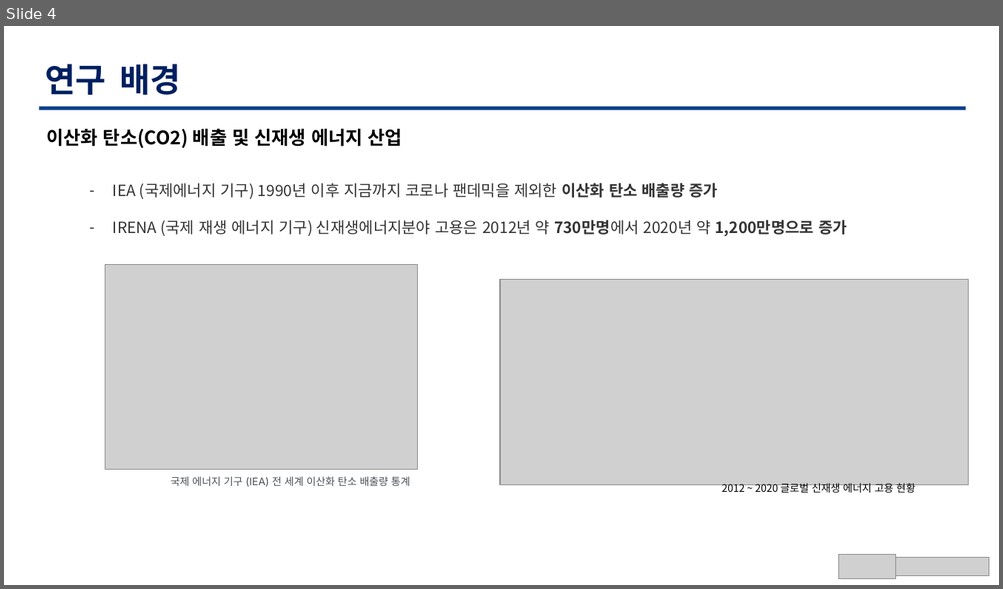
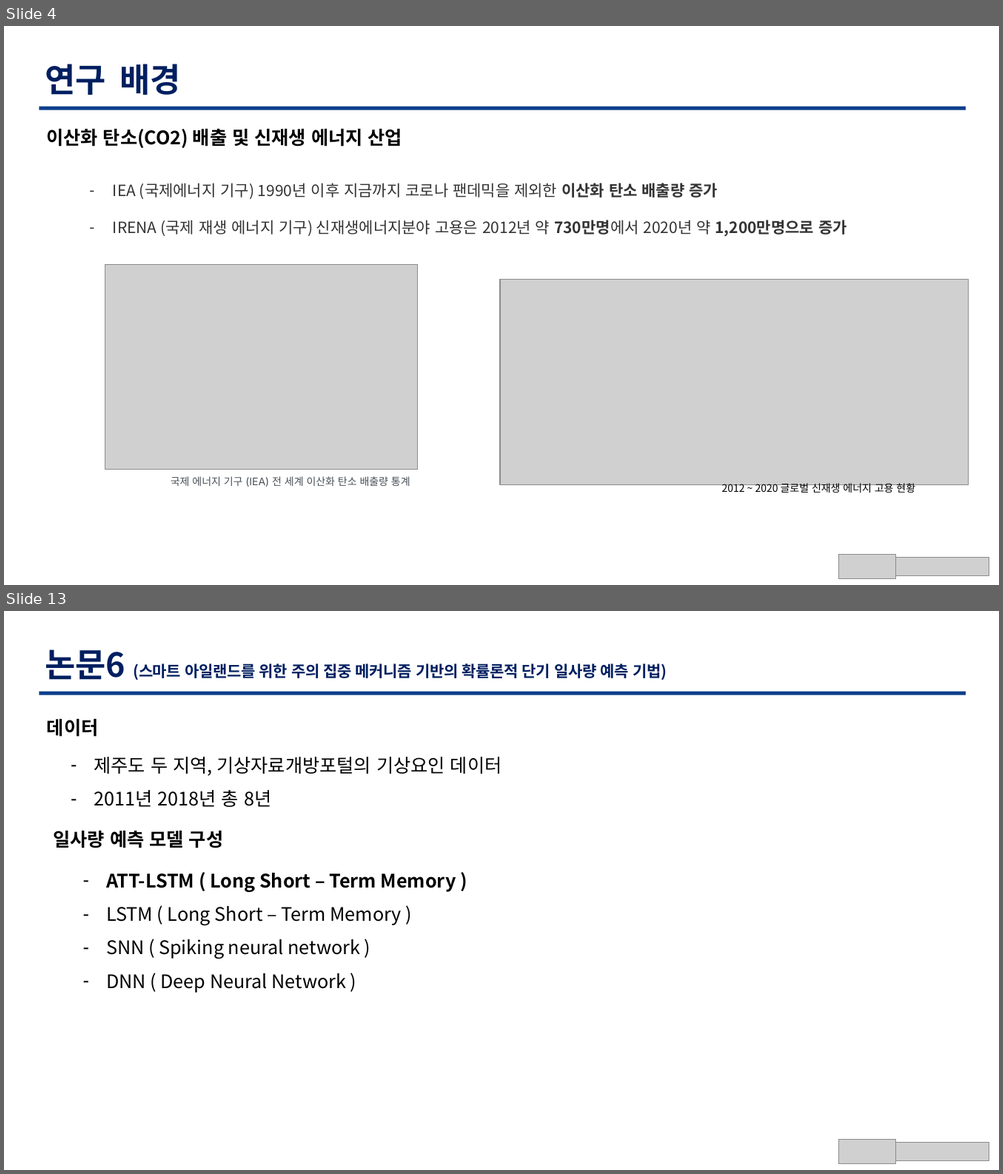
Before and after one commit to TaegyuHan/Solar_radiation_prediction_model, a slide deck: KICS_PT/[KICS] 동향 poster.pptx. Shown one above the other, each under a label of ours: slide 4 before the commit, slides 4 and 13 after it; the slides between them are not shown. The pictures are 1003x589 and 1003x1174 pixels, drawn with LibreOffice and Linux fonts; fonts in the diff are those of the drawing; grey boxes stand for pictures. Boxes give left, top, right and bottom in pixels: in the first picture for what was removed or moved away, otherwise in the second. Text is boxed around its words. In the diff, an @@ line names an element or a change of style, - is before the commit and + after.

```diff
--- a/KICS_PT/[KICS] 동향 poster.pptx
+++ b/KICS_PT/[KICS] 동향 poster.pptx
@@ slide 13 added at box(4, 611, 999, 1170), background #FFFFFF @@
@@ text added at box(45, 649, 667, 680), 15 pt, text #001F60, bold @@
+논문6 (스마트 아일랜드를 위한 주의 집중 메커니즘 기반의 확률론적 단기 일사량 예측 기법)
@@ freeform shape added at box(39, 692, 966, 695), fill #0C3F8B @@
@@ text added at box(47, 719, 99, 737), 18 pt, text #000000, bold @@
+데이터
@@ text added at box(94, 757, 502, 807), 18 pt, text #000000 @@
+– 제주도 두 지역, 기상자료개방포털의 기상요인 데이터
+– 2011년 2018년 총 8년
@@ text added at box(54, 831, 223, 849), 18 pt, text #000000, bold @@
+일사량 예측 모델 구성
@@ text added at box(106, 873, 456, 993), 18 pt, text #000000 @@
+– ATT-LSTM ( Long Short – Term Memory )
+– LSTM ( Long Short – Term Memory )
+– SNN ( Spiking neural network )
+– DNN ( Deep Neural Network )
@@ picture added at box(838, 1140, 896, 1165) @@
@@ picture added at box(896, 1143, 989, 1161) @@
```
Also in this commit, not shown: 3 slides changed, 5 other slides added, 7 slides removed, 4 other files.
